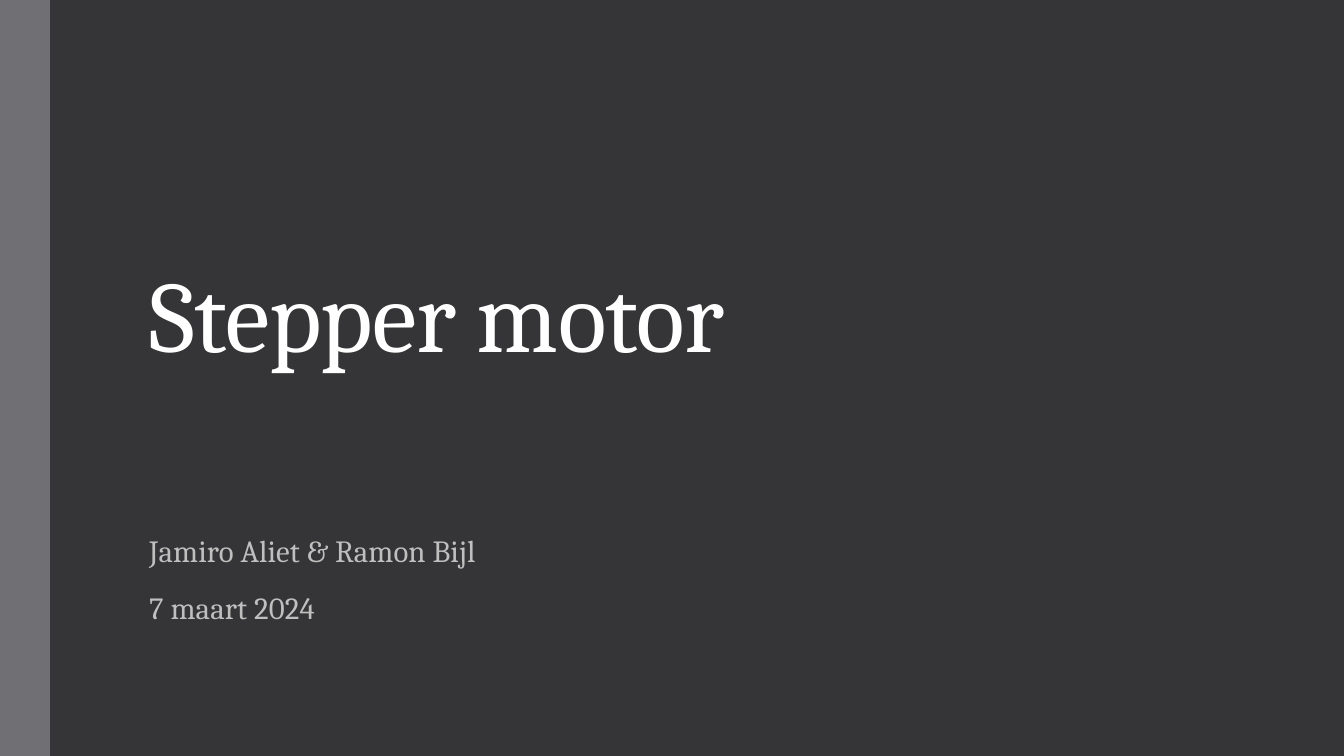
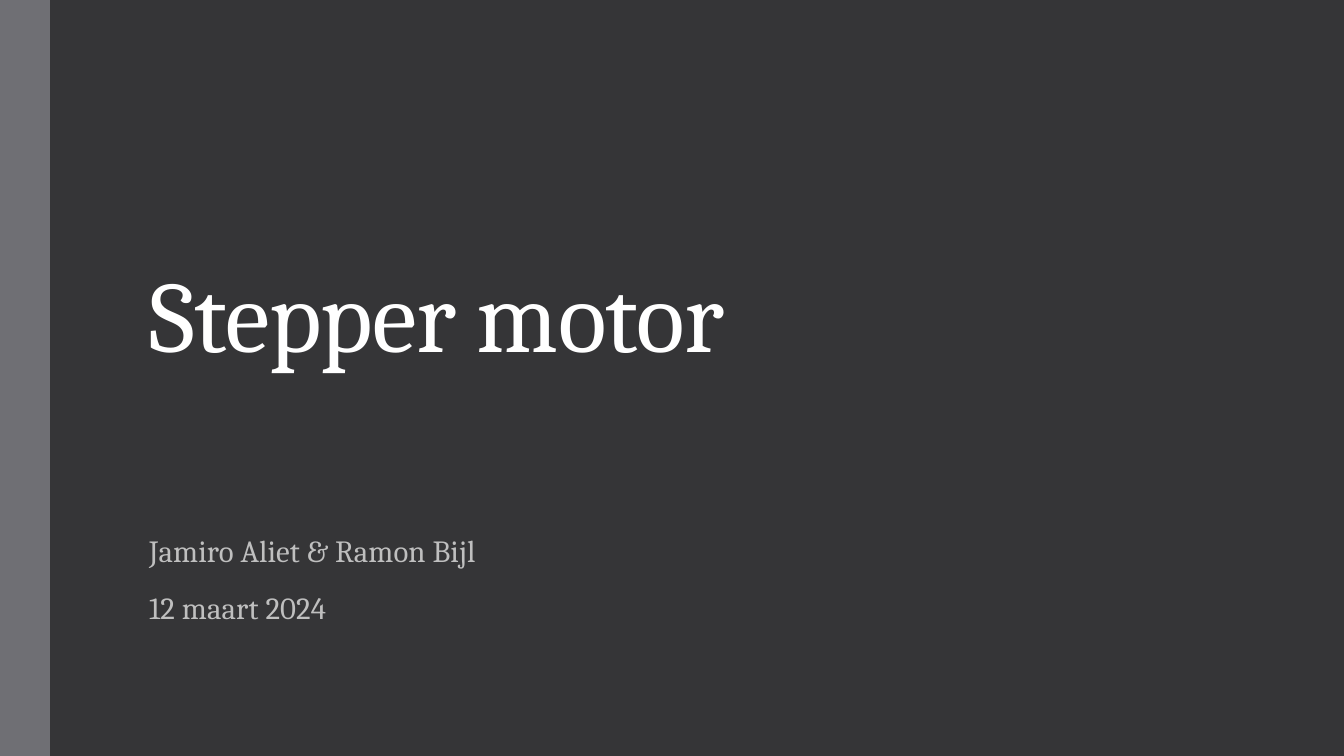
Before and after one commit to delamiro/Embedded-Stepper-Motor, a slide deck: slide 1 of docs/presentatie.odp. Drawn at 1344x756 pixels with LibreOffice and Linux fonts; fonts in the diff are those of the drawing. Boxes give left, top, right and bottom in pixels: in the first picture for what was removed or moved away, otherwise in the second. Text is boxed around its words. In the diff, an @@ line names an element or a change of style, - is before the commit and + after.

```diff
--- a/docs/presentatie.odp
+++ b/docs/presentatie.odp
@@ subtitle at (149,598,326,619): text changed @@
-7 maart 2024
+12 maart 2024
```
Also in this commit, not shown: 3 other slides changed.
